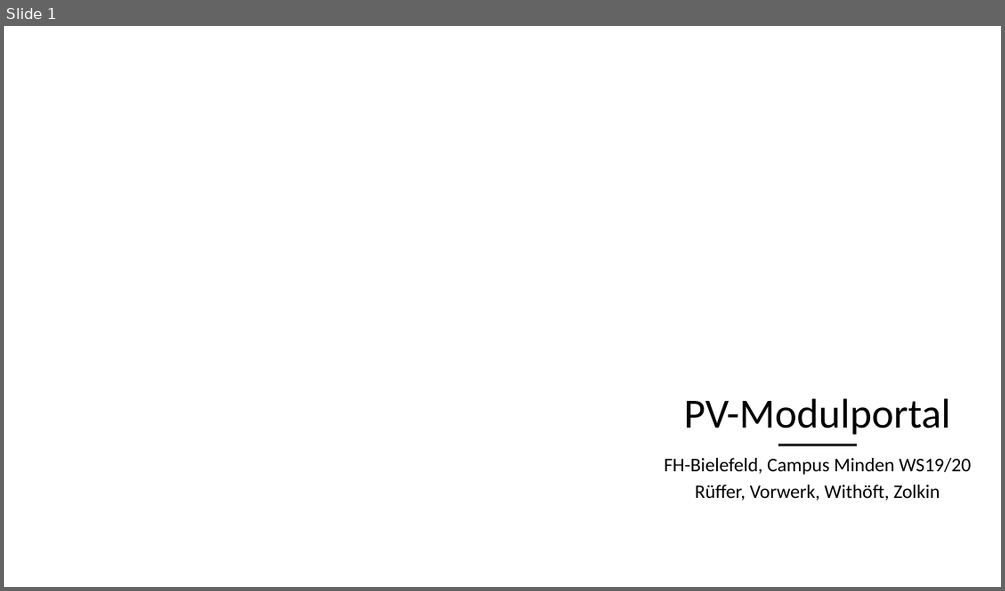
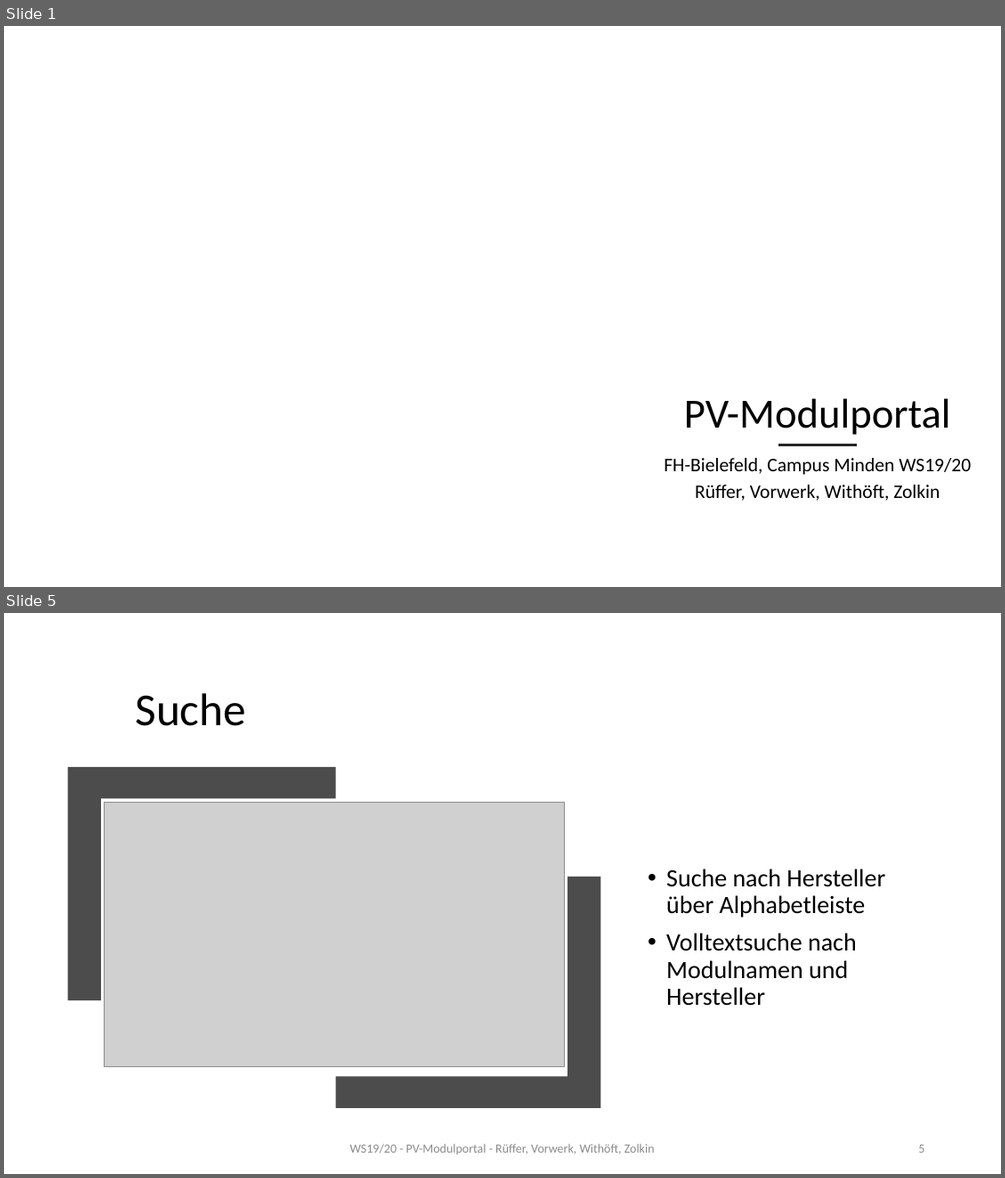
Before and after one commit to mwithoeft/Webengineering, a slide deck: docs/Seminarvortrag.pptx. Shown one above the other, each under a label of ours: slide 1 before the commit, slides 1 and 5 after it; the slides between them are not shown. The pictures are 1005x591 and 1005x1178 pixels, drawn with LibreOffice and Linux fonts; fonts in the diff are those of the drawing; grey boxes stand for pictures; background and template pictures are left out. Boxes give left, top, right and bottom in pixels: in the first picture for what was removed or moved away, otherwise in the second. Text is boxed around its words. In the diff, an @@ line names an element or a change of style, - is before the commit and + after.

```diff
--- a/docs/Seminarvortrag.pptx
+++ b/docs/Seminarvortrag.pptx
@@ slide 5 added at bbox=[4, 613, 1001, 1174], background #FFFFFF @@
@@ title added at bbox=[135, 693, 246, 726], 44 pt, text #000000 @@
+Suche
@@ freeform shape added at bbox=[67, 767, 335, 1000], fill #4C4C4C @@
@@ picture added at bbox=[105, 803, 565, 1067] @@
@@ freeform shape added at bbox=[336, 876, 601, 1107], fill #4C4C4C @@
@@ text added at bbox=[666, 868, 885, 1005], 24 pt, text #000000 @@
+• Suche nach Hersteller über Alphabetleiste
+• Volltextsuche nach Modulnamen und Hersteller
@@ text added at bbox=[350, 1143, 655, 1154], 12 pt, text #8C8C8C @@
+WS19/20 - PV-Modulportal - Rüffer, Vorwerk, Withöft, Zolkin
@@ page number added at bbox=[918, 1144, 924, 1152], 12 pt, text #8C8C8C @@
+5
```
Also in this commit, not shown: 1 slide changed, 3 other slides added.
